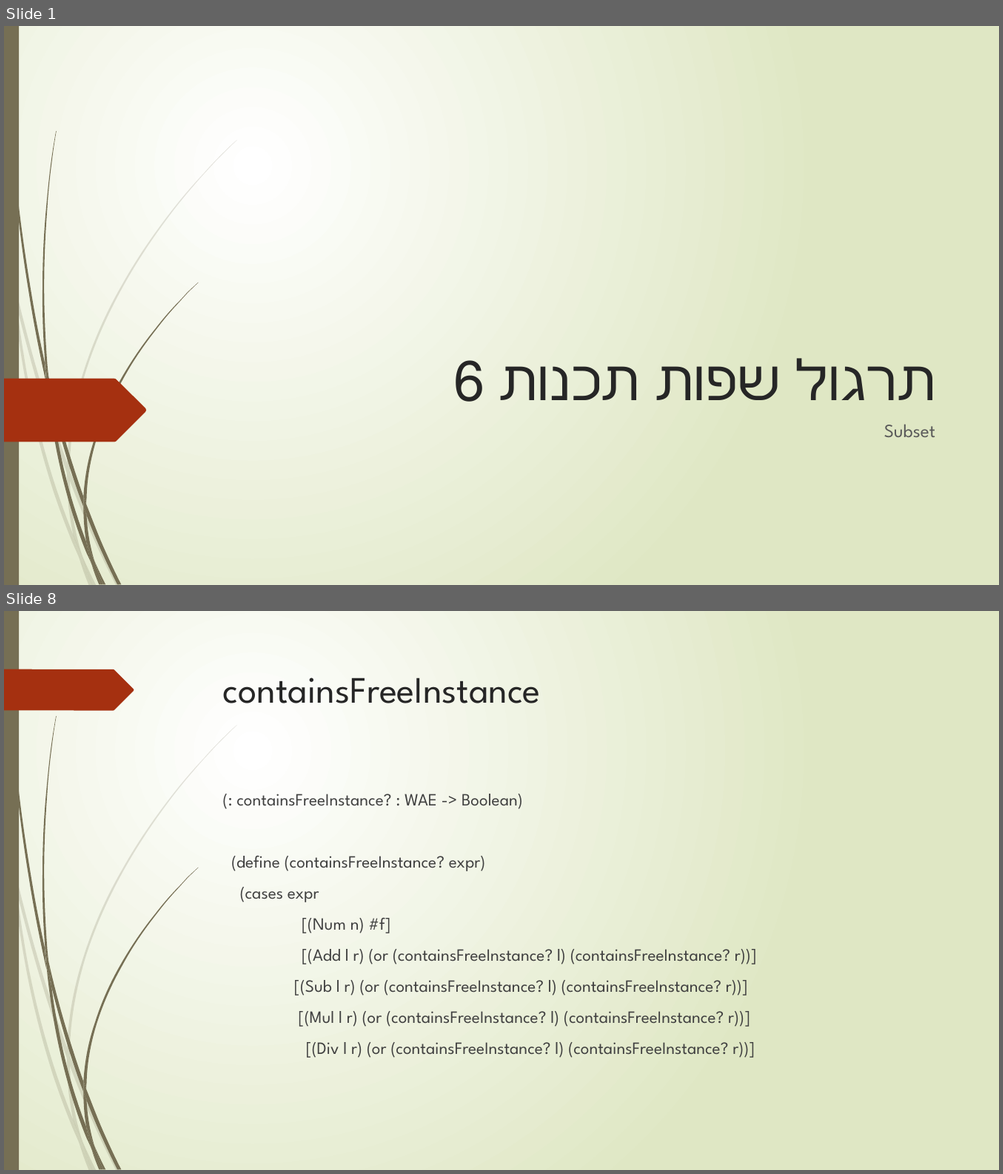
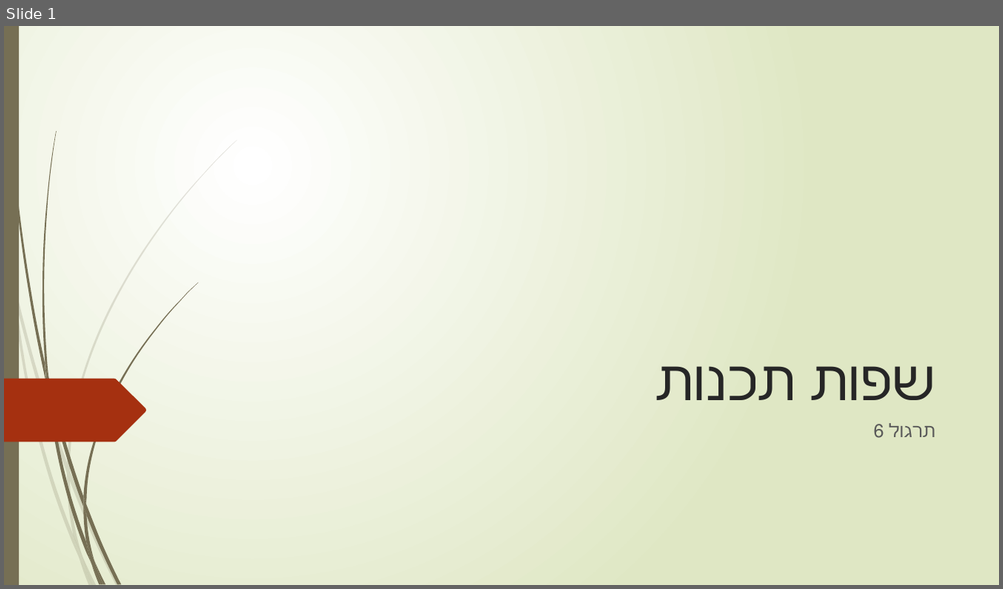
Before and after one commit to TimSorensen10/Racket-Course, a slide deck: Ppt/תרגול 6.pptx. Shown one above the other, each under a label of ours: slides 1 and 8 before the commit, slide 1 after it; the slides between them are not shown. The pictures are 1003x1174 and 1003x589 pixels, drawn with LibreOffice and Linux fonts; fonts in the diff are those of the drawing. Boxes give left, top, right and bottom in pixels: in the first picture for what was removed or moved away, otherwise in the second. Text is boxed around its words. In the diff, an @@ line names an element or a change of style, - is before the commit and + after.

```diff
--- a/Ppt/תרגול 6.pptx
+++ b/Ppt/תרגול 6.pptx
@@ slide 8 removed at (4, 611, 999, 1170), background gradient #FFFFFF to #DFE8C4; not listed: 23 template elements that a slide beside it also shows @@
@@ freeform shape removed at (4, 669, 134, 710) @@
@@ title removed at (223, 678, 540, 703) @@
-containsFreeInstance
@@ text removed at (231, 794, 757, 1058) @@
-(: containsFreeInstance? : WAE -> Boolean)
-(define (containsFreeInstance? expr)
-(cases expr
-[(Num n) #f]
-[(Add l r) (or (containsFreeInstance? l) (containsFreeInstance? r))]
-[(Sub l r) (or (containsFreeInstance? l) (containsFreeInstance? r))]
-[(Mul l r) (or (containsFreeInstance? l) (containsFreeInstance? r))]
-[(Div l r) (or (containsFreeInstance? l) (containsFreeInstance? r))]
@@ slide 1 changed as well @@
@@ title at (810, 366, 936, 400): text changed; font League Spartan to Times New Roman @@
-תרגול שפות תכנות 6
+שפות תכנות
@@ subtitle at (888, 423, 935, 437): text changed; font League Spartan to Times New Roman @@
-Subset
+תרגול 6
```
Also in this commit, not shown: 10 slides added, 7 other slides removed, 4 other files.
